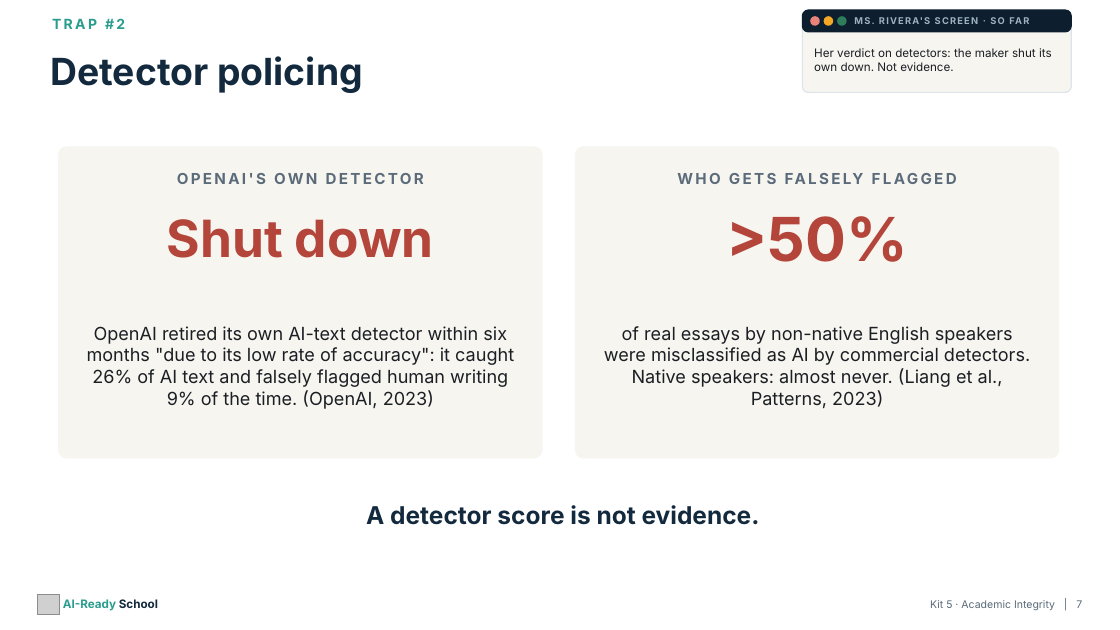
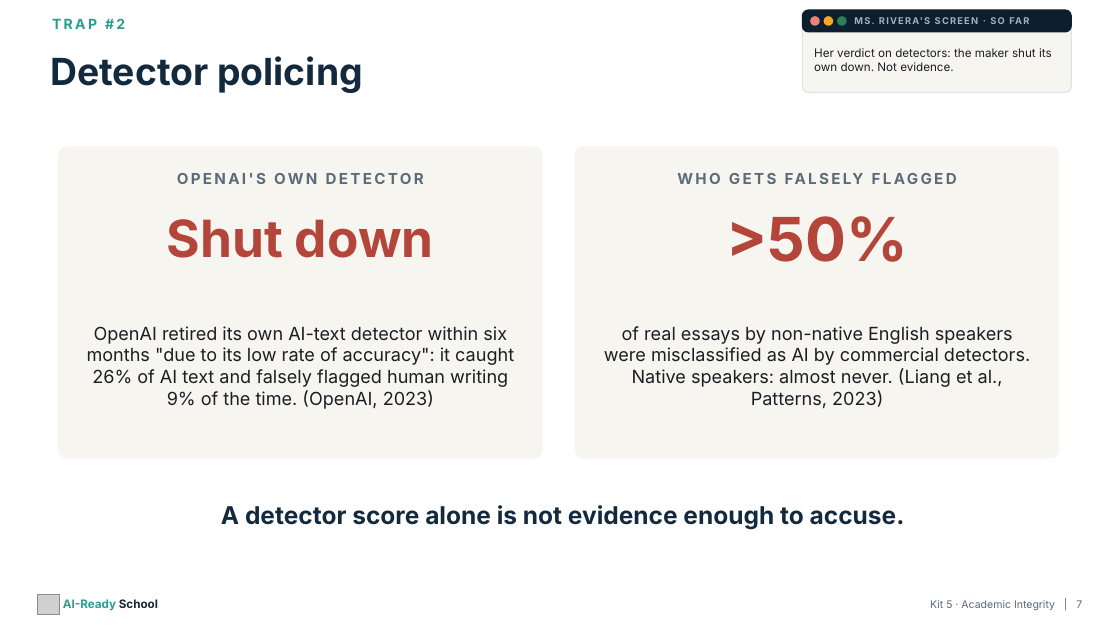
Before and after one commit to aspinozzi1/Ai-School-Ready, a slide deck: slide 7 of kits/kit05/Kit05_PresentationDeck.pptx. Drawn at 1120x630 pixels with LibreOffice and Linux fonts; fonts in the diff are those of the drawing; grey boxes stand for pictures. Boxes give left, top, right and bottom in pixels: in the first picture for what was removed or moved away, otherwise in the second. Text is boxed around its words. In the diff, an @@ line names an element or a change of style, - is before the commit and + after.

```diff
--- a/kits/kit05/Kit05_PresentationDeck.pptx
+++ b/kits/kit05/Kit05_PresentationDeck.pptx
@@ text at (221, 505, 905, 530): text changed @@
-A detector score is not evidence.
+A detector score alone is not evidence enough to accuse.
```
Also in this commit, not shown: 1 other slide changed, 36 other files.
